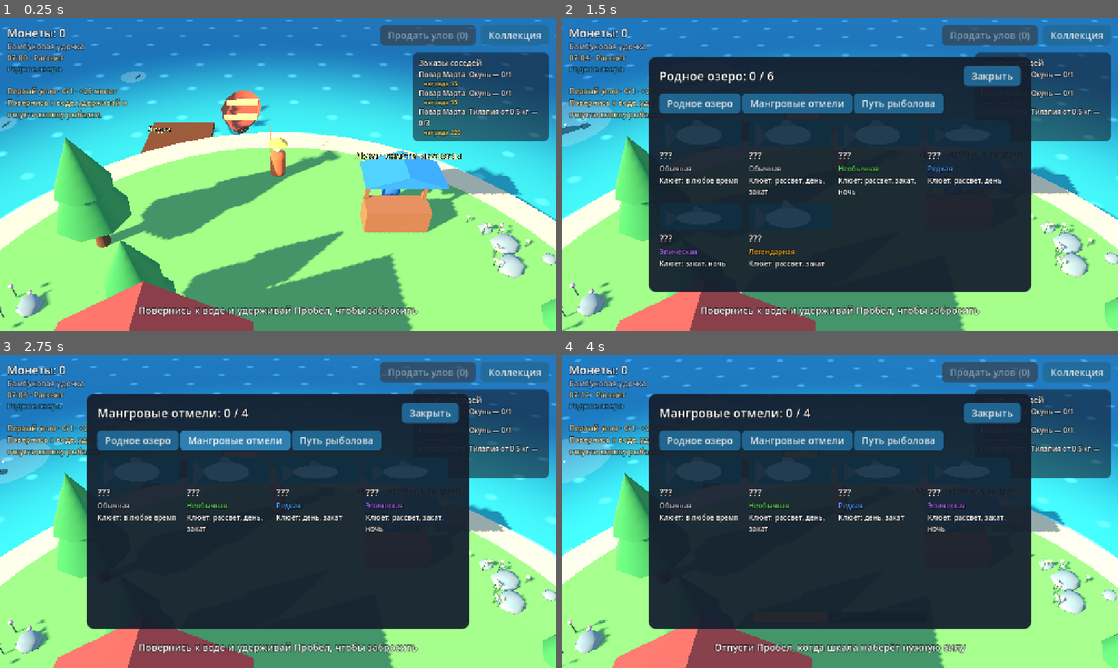
Above: before the commit, frames 1-4 (two rows, left to right).
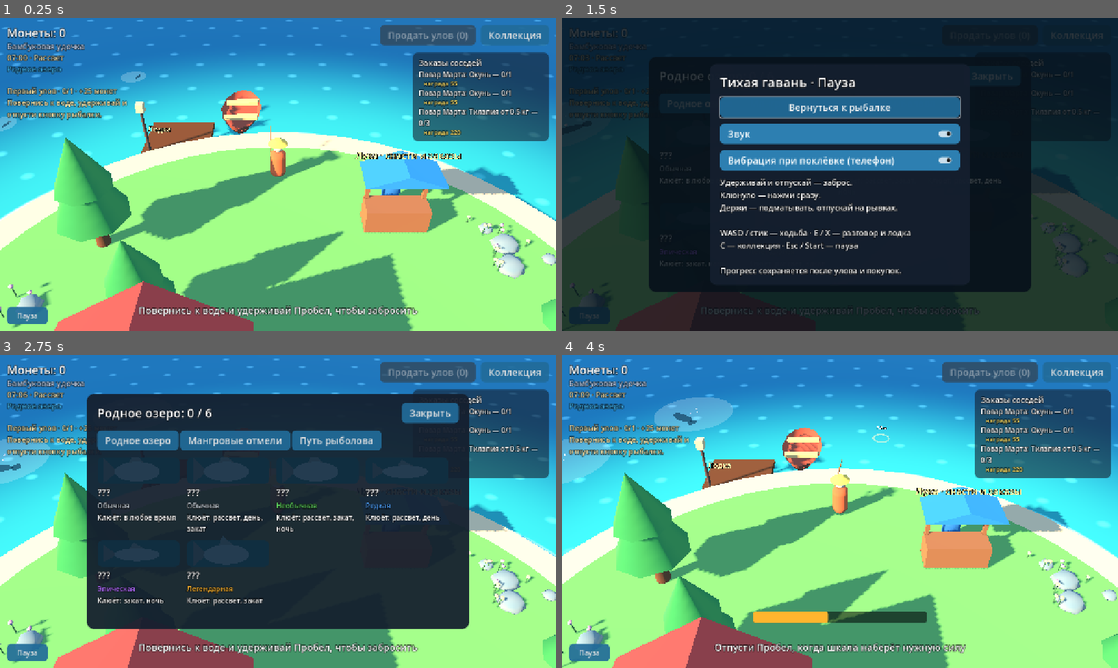
Above: after the commit, the same moments.

Repository: s-cryptor/fishing
Game: Godot game, scene res://scenes/main.tscn
The game is run twice, just before and just after one commit, with the same random seed, the same clock (stepped at 60 frames per second) and the same inputs.
Inputs (mouse positions are in pixels of both pictures, inside the frame that each line leads up to):
- Up to frame 1 (0.25 s): no input
- Up to frame 2 (1.5 s): click "Коллекция" at 0.5 s; click (589, 315) at 1.25 s, where only the run after the commit has a clickable "Пауза"
- Up to frame 3 (2.75 s): click (278, 445) at 2 s, where only the run after the commit has a clickable "Вернуться к рыбалке"
- Up to frame 4 (4 s): click "Закрыть" at 2.75 s; move the mouse to (962, 495) at 3.52 s; hold D (move_right) from 3.53 s (still down); hold Space (fish_action) from 3.53 s (still down); click (962, 495) at 3.67 s; tap C (toggle_collection) at 3.8 s

The runs differ from the first frame. In frame 1, 0.7% of the frame differs, in the area x 1-46%, y 26-98%; in frame 2, 69%, in the area x 0-100%, y 0-100%; in frame 3, 4.2%; in frame 4, 52%.

Commit message:
feat: add pause settings cast preview and harbor lanterns

Diff:
--- a/project.godot
+++ b/project.godot
@@ -17,6 +17,7 @@
 GameState="*res://scripts/core/game_state.gd"
 WorldClock="*res://scripts/core/world_clock.gd"
 Sfx="*res://scripts/audio/sfx.gd"
+PlayerSettings="*res://scripts/core/player_settings.gd"
 
 [display]
 
@@ -57,6 +58,11 @@
 "events": [Object(InputEventKey,"device":-1,"physical_keycode":67)]
 }
 
+pause={
+"deadzone": 0.2,
+"events": [Object(InputEventKey,"device":-1,"physical_keycode":4194305), Object(InputEventJoypadButton,"device":-1,"button_index":6)]
+}
+
 [rendering]
 
 renderer/rendering_method="mobile"
--- a/scenes/boat_dock.tscn
+++ b/scenes/boat_dock.tscn
@@ -2,6 +2,7 @@
 
 [ext_resource type="Script" path="res://scripts/world/boat_dock.gd" id="1_dock"]
 [ext_resource type="Script" path="res://scripts/world/boat_visual.gd" id="2_visual"]
+[ext_resource type="Script" path="res://scripts/world/harbor_lantern.gd" id="3_lantern"]
 
 [sub_resource type="SphereShape3D" id="trigger"]
 radius = 3.0
@@ -33,6 +34,10 @@
 [node name="Trigger" type="CollisionShape3D" parent="."]
 shape = SubResource("trigger")
 
+[node name="Lantern" type="Node3D" parent="."]
+position = Vector3(-1.2, 0, -1)
+script = ExtResource("3_lantern")
+
 [node name="Pier" type="MeshInstance3D" parent="."]
 transform = Transform3D(1, 0, 0, 0, 1, 0, 0, 0, 1, 0, -0.25, -1.4)
 mesh = SubResource("dock_mesh")
--- a/scenes/main.tscn
+++ b/scenes/main.tscn
@@ -17,6 +17,7 @@
 [ext_resource type="Resource" path="res://data/biomes/mangrove_shallows.tres" id="15_mangrove"]
 [ext_resource type="Shader" path="res://shaders/water.gdshader" id="16_water_shader"]
 [ext_resource type="Script" path="res://scripts/world/island_details.gd" id="17_details"]
+[ext_resource type="Script" path="res://scripts/ui/pause_menu.gd" id="18_pause"]
 
 [sub_resource type="ProceduralSkyMaterial" id="sky_mat"]
 sky_top_color = Color(0.32, 0.58, 0.88, 1)
@@ -303,6 +304,9 @@
 
 [node name="Hud" parent="." instance=ExtResource("7_hud")]
 
+[node name="PauseMenu" type="CanvasLayer" parent="."]
+script = ExtResource("18_pause")
+
 [node name="FishingController" type="Node" parent="." node_paths=PackedStringArray("player", "water", "hud", "bobber", "line", "camera_rig")]
 script = ExtResource("8_controller")
 player = NodePath("../Player")
--- /dev/null
+++ b/scripts/core/player_settings.gd
@@ -0,0 +1,39 @@
+extends Node
+## Настройки устройства хранятся отдельно от игрового прогресса.
+
+var sound_enabled := true
+var vibration_enabled := true
+var _config := ConfigFile.new()
+
+
+func _ready() -> void:
+	_config.load("user://settings.cfg")
+	sound_enabled = bool(_config.get_value("comfort", "sound", true))
+	vibration_enabled = bool(_config.get_value("comfort", "vibration", true))
+	_apply_sound()
+
+
+func set_sound(value: bool) -> void:
+	sound_enabled = value
+	_apply_sound()
+	_save()
+
+
+func set_vibration(value: bool) -> void:
+	vibration_enabled = value
+	_save()
+
+
+func vibrate(duration_ms: int) -> void:
+	if vibration_enabled and DisplayServer.is_touchscreen_available():
+		Input.vibrate_handheld(duration_ms)
+
+
+func _apply_sound() -> void:
+	AudioServer.set_bus_volume_db(0, 0.0 if sound_enabled else -80.0)
+
+
+func _save() -> void:
+	_config.set_value("comfort", "sound", sound_enabled)
+	_config.set_value("comfort", "vibration", vibration_enabled)
+	_config.save("user://settings.cfg")
--- a/scripts/debug/debug_tools.gd
+++ b/scripts/debug/debug_tools.gd
@@ -24,6 +24,7 @@
 var save_path := ""
 var start_hour := -1.0
 var day_length := 0.0
+var automated := false
 
 var _shots_dir := ""
 var _shot_every := 2.0
@@ -68,9 +69,11 @@
 				_scheduled_actions.append([StringName(action_time[0]), action_time[1].to_float()])
 	if _shots_dir:
 		DirAccess.make_dir_recursive_absolute(_shots_dir)
+	automated = autoplay or not _shots_dir.is_empty() or _quit_after > 0.0
 
 
 func _ready() -> void:
+	process_mode = Node.PROCESS_MODE_ALWAYS
 	if _mute or _shots_dir:
 		AudioServer.set_bus_mute(0, true)
 	# GameState грузится после нас — применяем стартовые правки на первом кадре.
@@ -96,7 +99,7 @@
 
 func _process(delta: float) -> void:
 	_time += delta
-	if autoplay:
+	if autoplay and not get_tree().paused:
 		_drive(delta)
 	for scheduled in _scheduled_actions.duplicate():
 		if _time >= scheduled[1]:
@@ -106,7 +109,8 @@
 		_next_shot += _shot_every
 		_take_shot()
 	for action in _held_actions:
-		Input.action_press(action)
+		if not get_tree().paused:
+			Input.action_press(action)
 	if _quit_after > 0.0 and _time >= _quit_after:
 		var player := get_tree().get_first_node_in_group(&"player") as Node3D
 		if player:
--- a/scripts/fishing/fishing_controller.gd
+++ b/scripts/fishing/fishing_controller.gd
@@ -26,6 +26,9 @@
 var _cast_dir := Vector3.FORWARD
 ## Точка на уровне воды под игроком в момент заброса — от неё считается дистанция.
 var _origin := Vector3.ZERO
+var _preview: MeshInstance3D
+var _preview_material: StandardMaterial3D
+var _preview_label: Label3D
 
 
 func _ready() -> void:
@@ -33,6 +36,7 @@
 	bobber.landed.connect(_on_bobber_landed)
 	hud.catch_popup_closed.connect(_on_catch_popup_closed)
 	line.detach()
+	_create_preview()
 	_to_idle()
 
 
@@ -48,6 +52,7 @@
 		Phase.CHARGING:
 			_charge_time += delta
 			hud.show_charge(cast_power())
+			_update_preview()
 			if not Input.is_action_pressed(ACTION):
 				_release_cast()
 		Phase.SESSION:
@@ -62,9 +67,11 @@
 	_charge_time = 0.0
 	player.can_move = false
 	hud.set_hint("Отпусти {action}, когда шкала наберёт нужную силу")
+	_update_preview()
 
 
 func _release_cast() -> void:
+	_preview.hide()
 	hud.hide_charge()
 	var gear := GameState.fishing_gear(water.habitat_id())
 	_cast_dir = player.facing_direction()
@@ -118,6 +125,7 @@
 				_to_idle()
 				return
 		FishingSession.State.BITING:
+			PlayerSettings.vibrate(90)
 			if just_pressed:
 				session.hook()
 
@@ -146,6 +154,7 @@
 			hud.show_fight()
 			hud.set_hint("Держи {action} — подматывать. Отпускай, когда леска в красной зоне")
 		FishingSession.State.CAUGHT:
+			PlayerSettings.vibrate(150)
 			var fish := session.fish
 			var weight := session.weight_kg
 			var is_new := GameState.register_catch(fish, weight)
@@ -190,3 +199,35 @@
 	phase = Phase.IDLE
 	player.can_move = true
 	hud.set_hint("Повернись к воде и удерживай {action}, чтобы забросить")
+
+
+func _create_preview() -> void:
+	_preview = MeshInstance3D.new()
+	var ring := TorusMesh.new()
+	ring.inner_radius = 0.42
+	ring.outer_radius = 0.5
+	_preview.mesh = ring
+	_preview_material = StandardMaterial3D.new()
+	_preview_material.shading_mode = BaseMaterial3D.SHADING_MODE_UNSHADED
+	_preview_material.no_depth_test = true
+	_preview.material_override = _preview_material
+	add_child(_preview)
+	_preview_label = Label3D.new()
+	_preview_label.billboard = BaseMaterial3D.BILLBOARD_ENABLED
+	_preview_label.font_size = 48
+	_preview_label.outline_size = 8
+	_preview_label.position.y = 0.7
+	_preview.add_child(_preview_label)
+	_preview.hide()
+
+
+func _update_preview() -> void:
+	var gear := GameState.gear
+	var distance := lerpf(gear.min_cast_m, gear.max_cast_m, cast_power())
+	var point := Vector3(player.global_position.x, water.water_level + 0.08, player.global_position.z) + player.facing_direction() * distance
+	var valid := water.is_water(point)
+	var spot := water.spot_at(point) if valid else null
+	_preview.global_position = point
+	_preview_material.albedo_color = Color("#ffda78") if spot else (Color("#8fe8cb") if valid else Color("#f08080"))
+	_preview_label.text = "%.1f м%s" % [distance, " · рыбное место" if spot else ("" if valid else " · суша")]
+	_preview.show()
--- a/scripts/ui/hud.gd
+++ b/scripts/ui/hud.gd
@@ -209,6 +209,9 @@
 
 
 func _toggle_collection() -> void:
+	var controller := get_tree().get_first_node_in_group(&"fishing_controller") as FishingController
+	if controller and controller.phase != FishingController.Phase.IDLE:
+		return
 	_shop.hide()
 	_collection.toggle()
 
--- /dev/null
+++ b/scripts/ui/pause_menu.gd
@@ -0,0 +1,91 @@
+extends CanvasLayer
+## Пауза останавливает часы, поклёвку и вываживание. Меню работает на паузе.
+
+var _overlay: Control
+var _resume: Button
+
+
+func _ready() -> void:
+	process_mode = Node.PROCESS_MODE_ALWAYS
+	layer = 20
+	add_to_group(&"pause_menu")
+	_overlay = Control.new()
+	_overlay.set_anchors_and_offsets_preset(Control.PRESET_FULL_RECT)
+	_overlay.theme = preload("res://scenes/ui/ui_theme.tres")
+	add_child(_overlay)
+	var shade := ColorRect.new()
+	shade.color = Color(0.02, 0.06, 0.09, 0.82)
+	shade.set_anchors_and_offsets_preset(Control.PRESET_FULL_RECT)
+	_overlay.add_child(shade)
+	var center := CenterContainer.new()
+	center.set_anchors_and_offsets_preset(Control.PRESET_FULL_RECT)
+	_overlay.add_child(center)
+	var panel := PanelContainer.new()
+	panel.custom_minimum_size = Vector2(600, 0)
+	center.add_child(panel)
+	var box := VBoxContainer.new()
+	box.add_theme_constant_override("separation", 14)
+	panel.add_child(box)
+	var title := Label.new()
+	title.text = "Тихая гавань · Пауза"
+	title.add_theme_font_size_override("font_size", 30)
+	box.add_child(title)
+	_resume = Button.new()
+	_resume.text = "Вернуться к рыбалке"
+	_resume.pressed.connect(toggle)
+	box.add_child(_resume)
+	var sound := CheckButton.new()
+	sound.text = "Звук"
+	sound.button_pressed = PlayerSettings.sound_enabled
+	sound.toggled.connect(PlayerSettings.set_sound)
+	box.add_child(sound)
+	var vibration := CheckButton.new()
+	vibration.text = "Вибрация при поклёвке (телефон)"
+	vibration.button_pressed = PlayerSettings.vibration_enabled
+	vibration.toggled.connect(PlayerSettings.set_vibration)
+	box.add_child(vibration)
+	var help := Label.new()
+	help.text = "Удерживай и отпускай — заброс.\nКлюнуло — нажми сразу.\nДержи — подматывать, отпускай на рывках.\n\nWASD / стик — ходьба · E / X — разговор и лодка\nC — коллекция · Esc / Start — пауза\n\nПрогресс сохраняется после улова и покупок."
+	help.add_theme_font_size_override("font_size", 18)
+	box.add_child(help)
+	_overlay.hide()
+	# На мобильном кнопка остаётся доступной без клавиатуры.
+	var button := Button.new()
+	button.text = "Пауза"
+	button.anchor_top = 1.0
+	button.anchor_bottom = 1.0
+	button.offset_left = 16.0
+	button.offset_top = -55.0
+	button.offset_right = 110.0
+	button.offset_bottom = -15.0
+	button.add_theme_font_size_override("font_size", 16)
+	button.theme = _overlay.theme
+	button.focus_mode = Control.FOCUS_NONE
+	button.pressed.connect(toggle)
+	add_child(button)
+	# Меню должно отрисовываться поверх кнопки.
+	move_child(_overlay, -1)
+
+
+func _unhandled_input(event: InputEvent) -> void:
+	if event.is_action_pressed(&"pause") and not event.is_echo():
+		toggle()
+		get_viewport().set_input_as_handled()
+
+
+func toggle() -> void:
+	var paused := not get_tree().paused
+	get_tree().paused = paused
+	_overlay.visible = paused
+	if paused:
+		Sfx.set_reel(false)
+		_resume.grab_focus()
+	else:
+		_resume.release_focus()
+		# Кнопка действия не должна остаться зажатой после переключения окна.
+		Input.action_release(&"fish_action")
+
+
+func _notification(what: int) -> void:
+	if what == NOTIFICATION_APPLICATION_FOCUS_OUT and is_instance_valid(_overlay) and not get_tree().paused and not DebugTools.automated and DisplayServer.get_name() != "headless":
+		toggle()
--- /dev/null
+++ b/scripts/world/harbor_lantern.gd
@@ -0,0 +1,50 @@
+extends Node3D
+## Тёплый свет у причала включается в сумерках, помогая найти дорогу домой.
+
+var _light: OmniLight3D
+var _material: StandardMaterial3D
+
+
+func _ready() -> void:
+	var post := MeshInstance3D.new()
+	var stem := CylinderMesh.new()
+	stem.top_radius = 0.06
+	stem.bottom_radius = 0.08
+	stem.height = 2.3
+	stem.radial_segments = 6
+	post.mesh = stem
+	post.position.y = 1.15
+	var wood := StandardMaterial3D.new()
+	wood.albedo_color = Color("#5b493c")
+	post.material_override = wood
+	add_child(post)
+	var lamp := MeshInstance3D.new()
+	var shape := BoxMesh.new()
+	shape.size = Vector3(0.34, 0.45, 0.34)
+	lamp.mesh = shape
+	lamp.position.y = 2.3
+	_material = StandardMaterial3D.new()
+	_material.albedo_color = Color("#ffd391")
+	_material.emission_enabled = true
+	_material.emission = Color("#ffb85f")
+	lamp.material_override = _material
+	add_child(lamp)
+	_light = OmniLight3D.new()
+	_light.position.y = 2.3
+	_light.light_color = Color("#ffca82")
+	_light.omni_range = 8.0
+	_light.shadow_enabled = false
+	add_child(_light)
+	_refresh()
+
+
+func _process(_delta: float) -> void:
+	_refresh()
+
+
+func _refresh() -> void:
+	var hour := WorldClock.hour
+	var strength := clampf((hour - 17.5) / 2.0, 0.0, 1.0) if hour > 12.0 else 1.0 - clampf((hour - 5.0) / 2.0, 0.0, 1.0)
+	_light.light_energy = strength * 1.6
+	_light.visible = strength > 0.01
+	_material.emission_energy_multiplier = strength * 2.0
--- a/tests/test_boat_travel.gd
+++ b/tests/test_boat_travel.gd
@@ -16,10 +16,20 @@
 	var controller: Node = scene.get_node("FishingController")
 	var hud: Node = scene.get_node("Hud")
 	var state := root.get_node("GameState")
+	var pause_menu := scene.get_node("PauseMenu")
+	var clock := root.get_node("WorldClock")
+	pause_menu.toggle()
+	var hour_before: float = clock.hour
+	await create_timer(0.2).timeout
+	_check(paused and clock.hour == hour_before, "пауза останавливает игровые часы")
+	pause_menu.toggle()
+	_check(not paused, "из паузы можно вернуться в игру")
 	state.bait_charges = 3
 	state.bait_enabled = true
 	player.position = Vector3(0, 0.6, 0)
 	controller._start_charge()
+	hud._toggle_collection()
+	_check(not hud.get_node("Root/CollectionPanel").visible, "коллекция не закрывает заброс")
 	controller._release_cast()
 	_check(state.bait_charges == 3, "заброс на сушу не тратит приманку")
 	player.position = Vector3(-5, 0.6, -9)
Not shown, added: scripts/core/player_settings.gd.uid
Not shown, added: scripts/ui/pause_menu.gd.uid
Not shown, changed: AGENTS.md
